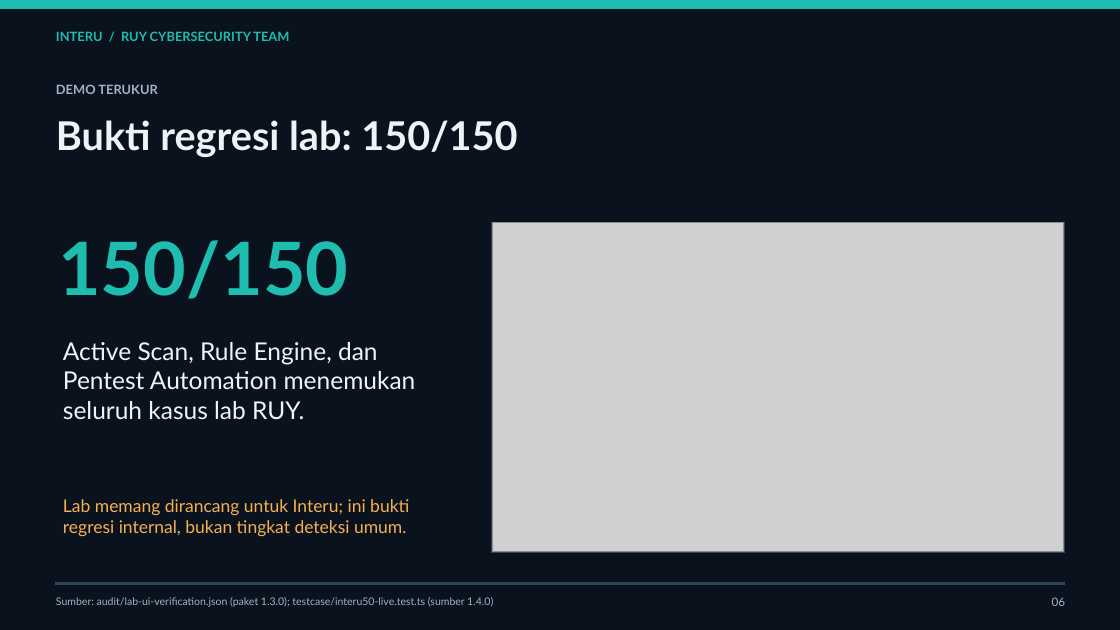
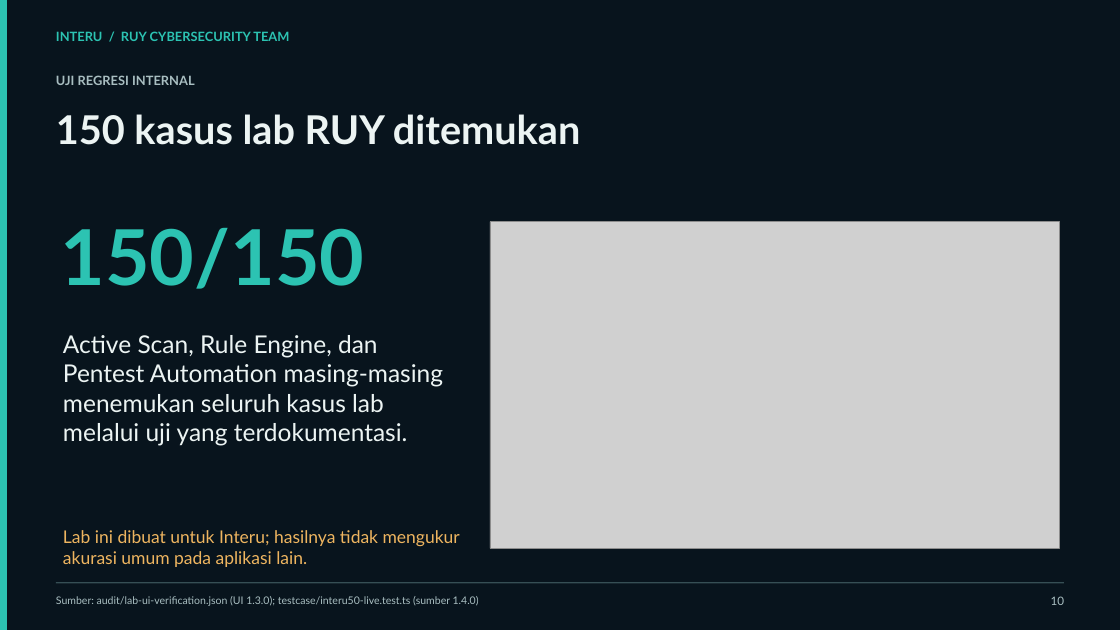
Before and after one commit to AlatBekam/Interu, a slide deck: slide 10 of presentation/Interu-Kartika-Cyber-2026.pptx (slide 6 before the commit). Drawn at 1120x630 pixels with LibreOffice and Linux fonts; fonts in the diff are those of the drawing; grey boxes stand for pictures. Boxes give left, top, right and bottom in pixels: in the first picture for what was removed or moved away, otherwise in the second. Text is boxed around its words. In the diff, an @@ line names an element or a change of style, - is before the commit and + after.

Commit message:
docs: rebuild jury deck with live Interu evidence

```diff
--- a/presentation/Interu-Kartika-Cyber-2026.pptx
+++ b/presentation/Interu-Kartika-Cyber-2026.pptx
@@ rectangle at (0, 0, 1120, 630): fill #0A121D to #08141D; outline #0A121D 1.5 pt to none @@
@@ rectangle removed at (0, 0, 1120, 8) @@
@@ rectangle added at (0, 0, 7, 630), fill #2CC3B2 @@
@@ text removed at (56, 84, 157, 94) @@
-DEMO TERUKUR
@@ text added at (56, 75, 195, 85), 11 pt, text #A9BEC1, bold @@
+UJI REGRESI INTERNAL
@@ text at (56, 114, 580, 145): text changed; text colour #ECF4F7 to #ECF4F3 @@
-Bukti regresi lab: 150/150
+150 kasus lab RUY ditemukan
@@ text "150/150": place and size @@
-text "150/150" at (58, 240, 348, 299)
+text "150/150" at (61, 228, 365, 289)
@@ text "150/150" at (61, 228, 365, 289): size 63 to 66 pt, text colour #1FBDAF to #2CC3B2 @@
@@ picture: place and size @@
-picture at (492, 223, 1065, 552)
+picture at (490, 222, 1060, 549)
@@ rectangle removed at (492, 223, 1065, 552) @@
@@ text at (63, 335, 444, 446): text changed; text colour #ECF4F7 to #ECF4F3 @@
-Active Scan, Rule Engine, dan Pentest Automation menemukan seluruh kasus lab RUY.
+Active Scan, Rule Engine, dan Pentest Automation masing-masing menemukan seluruh kasus lab melalui uji yang terdokumentasi.
@@ text at (63, 530, 460, 567): text changed; text colour #F5B052 to #EEB560 @@
-Lab memang dirancang untuk Interu; ini bukti regresi internal, bukan tingkat deteksi umum.
+Lab ini dibuat untuk Interu; hasilnya tidak mengukur akurasi umum pada aplikasi lain.
@@ text at (56, 596, 479, 606): text changed; text colour #9FB4C4 to #A9BEC1 @@
-Sumber: audit/lab-ui-verification.json (paket 1.3.0); testcase/interu50-live.test.ts (sumber 1.4.0)
+Sumber: audit/lab-ui-verification.json (UI 1.3.0); testcase/interu50-live.test.ts (sumber 1.4.0)
@@ rectangle at (56, 582, 1065, 583): fill #304658 to #364F55; outline #304658 1.5 pt to none @@
@@ text added at (1051, 596, 1064, 605), 10 pt, text #A9BEC1 @@
+10
@@ text removed at (1052, 597, 1065, 606) @@
-06
```
Also in this commit, not shown: 2 other slides changed, 11 slides added, 9 slides removed, 12 other files.
